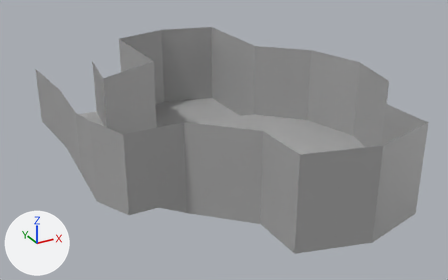
The FBX model Assets/Mesh3D/SM_MainArea_001.fbx: old version first, new version second.
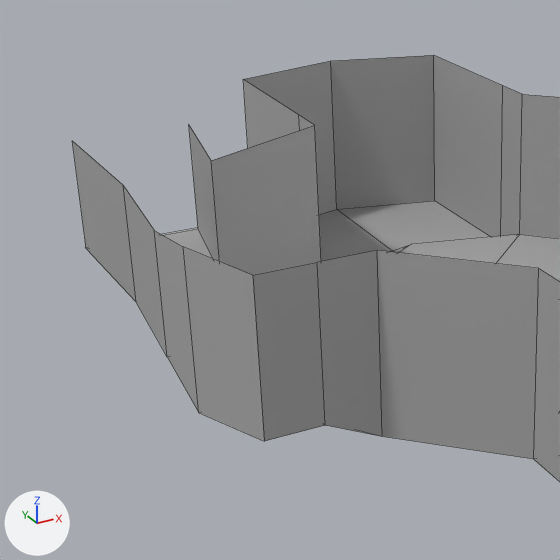
Each version appears first whole from a 50 mm camera at (-25.6, -48.3, 21.8) aimed at (-0.1, -1.9, -1.4), and next in a close-up on the part from 0% to 61% of the width and 0% to 98% of the height. Arrows for +X, +Y and +Z are at lower left; the lights stay in place. The close-ups show mesh edges as thin lines. Where no turn or scale is listed for an object, it has been applied to the vertices.

Names of what the first close-up shows: 'SM_MainArea_001'.
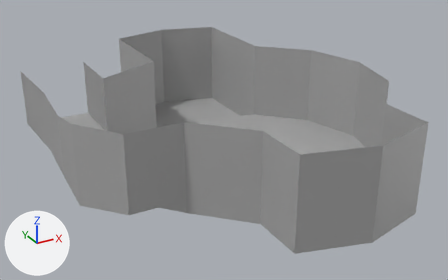
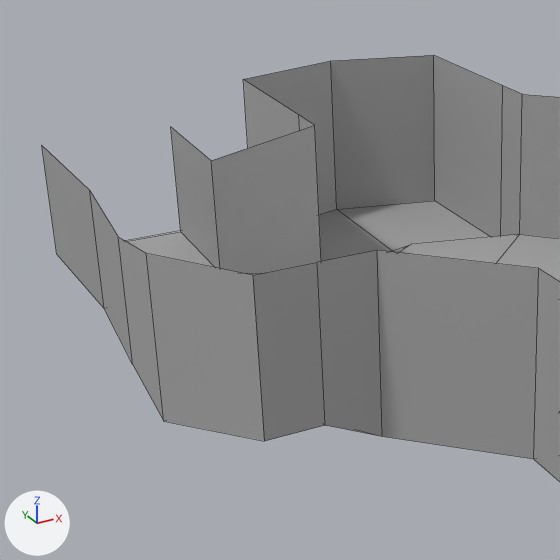
The newer file is also turned or shifted as a whole; pictures and numbers use the older file's frame.

Changed parts and their boxes [x1, y1, x2, y2] in the close-ups (560 x 560 px):
'SM_MainArea_001', reshaped
    before: [72, 55, 560, 482]
    after: [42, 55, 560, 482]
part 1 of me_mesh, built on
    before: [72, 125, 321, 441]
    after: [42, 125, 321, 441]

What changed in the scene script:
```text
Change me_mesh:
    where me_mesh.from_pydata(...)  # 64 vertices, 49 faces; spans x -14.1..14.1, y -19.7..17.9, z -4.5..4.5
    used by ob_sm_mainarea_001; location = (0.0, 0.0, 0.0)
    verts and faces of me_mesh; kept vertices keep their numbers, new ones are numbered from 64
    before: 1 (-9.4, 3.7, -3.3), 2 (-3.3, 6.5, -3.3), 21 (-9.4, 3.7, -0.9), 30 (-14.1, -3.5, -0.9) at pixel (167, 357), 31 (-13.7, 2.3, -0.9) at pixel (136, 302)
    before: 32 (-14.1, 9.5, -0.9) at pixel (86, 248), 33 (-8.5, 9.5, -0.9) at pixel (198, 228), 34 (-9.4, 3.7, 4.5) at pixel (211, 160), 35 (-3.3, 6.5, 4.5) at pixel (314, 125), 52 (-13.7, 2.3, 4.5) at pixel (123, 185)
    before: 53 (-14.1, 9.5, 4.5) at pixel (72, 140), 54 (-8.5, 9.5, 4.5) at pixel (188, 124), 56 (-13.6, -5.6, -2.4) at pixel (198, 412), 57 (-14.1, -3.5, 4.5) at pixel (154, 230), 61 (-13.6, -5.6, 4.5) at pixel (183, 246)
    me_mesh part 1
    add delete_faces([(1, 2, 35, 34, 21)])
    add for i in [30, 32, 53, 57]: verts[i] += (-1.3, 0.0, 0.0)
    add for i in [31, 52, 56, 61]: verts[i] += (-1.4, 0.0, 0.0)
    add verts[33] = (-9.4, 9.5, -0.9)  # moved, pixel (180, 231)
    add verts[54] = (-9.4, 9.5, 4.5)  # moved, pixel (170, 126)
    add faces += [(2, 35, 34, 21), (1, 2, 21)]
```
